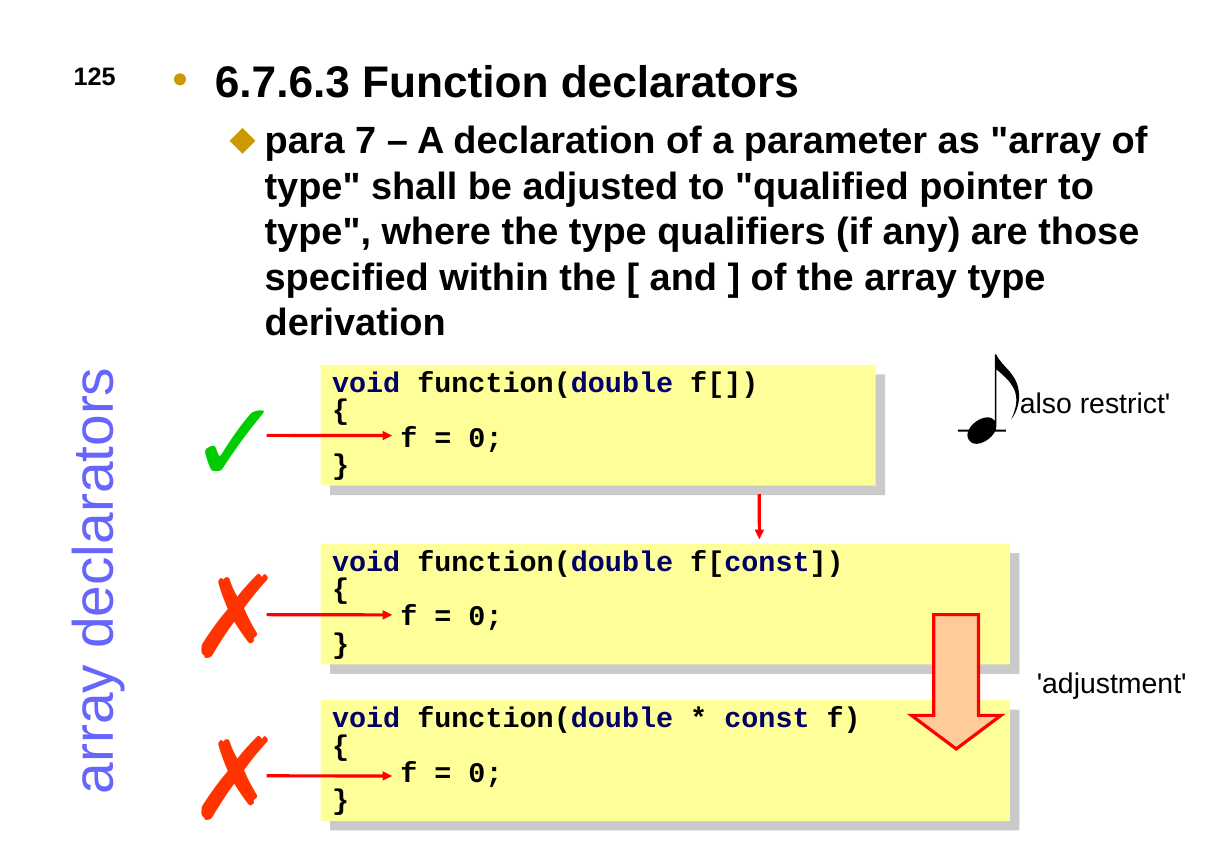
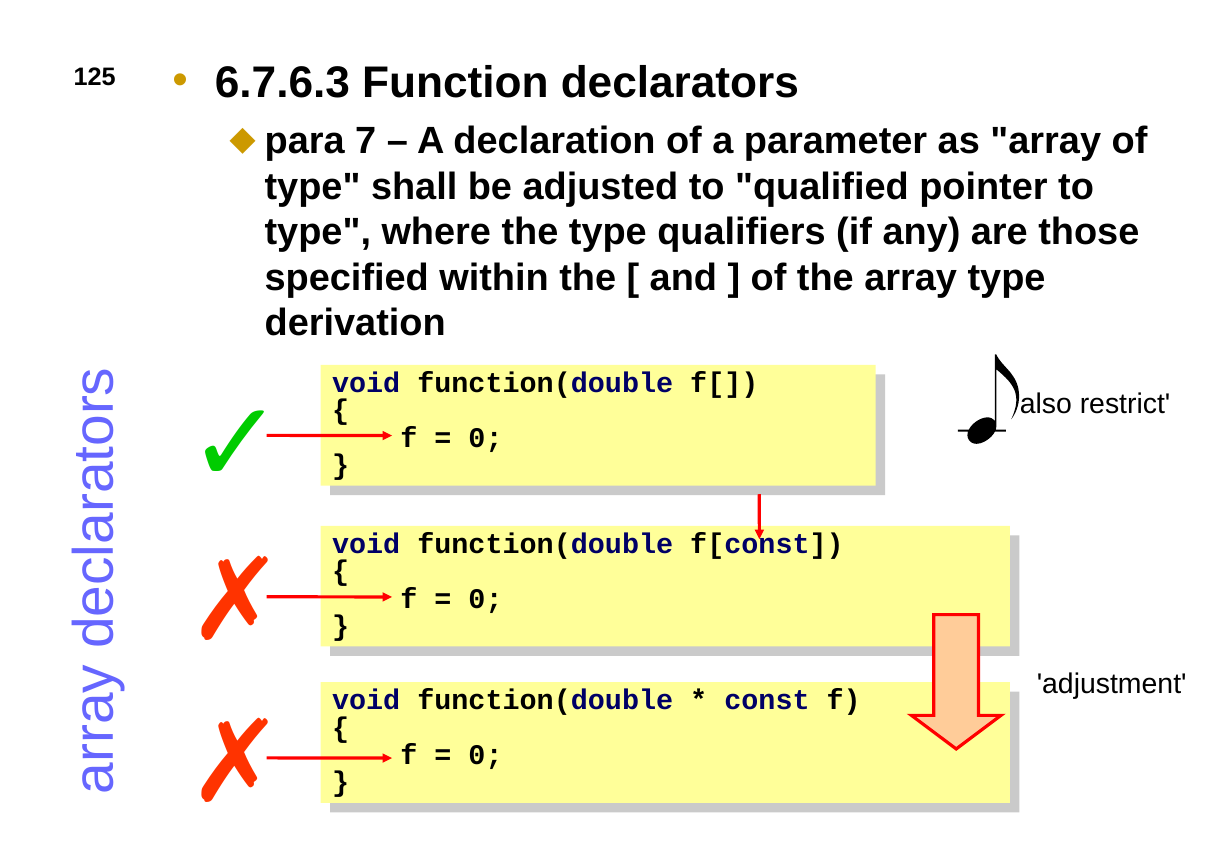
Before and after one commit to JonJagger/two-day-courses, a slide deck: slide 125 of ca/CAdvanced.odp. Drawn at 1232x853 pixels with LibreOffice and Linux fonts; fonts in the diff are those of the drawing. Boxes give left, top, right and bottom in pixels: in the first picture for what was removed or moved away, otherwise in the second. Text is boxed around its words. In the diff, an @@ line names an element or a change of style, - is before the commit and + after.

Commit message:
minor layout tweaks

```diff
--- a/ca/CAdvanced.odp
+++ b/ca/CAdvanced.odp
@@ arrow moved from (267, 614) - (392, 615) to (267, 597) - (392, 597) @@
@@ text "✗": place and size @@
-text "✗" at [177, 699, 285, 847]
+text "✗" at [177, 682, 285, 830]
@@ 2 rectangles, 1 text, 1 arrow: place and size @@
-2 rectangles, 1 text, 1 arrow at [177, 539, 1009, 821]
+2 rectangles, 1 text, 1 arrow at [177, 521, 1009, 802]
```
Also in this commit, not shown: 48 other slides changed.
